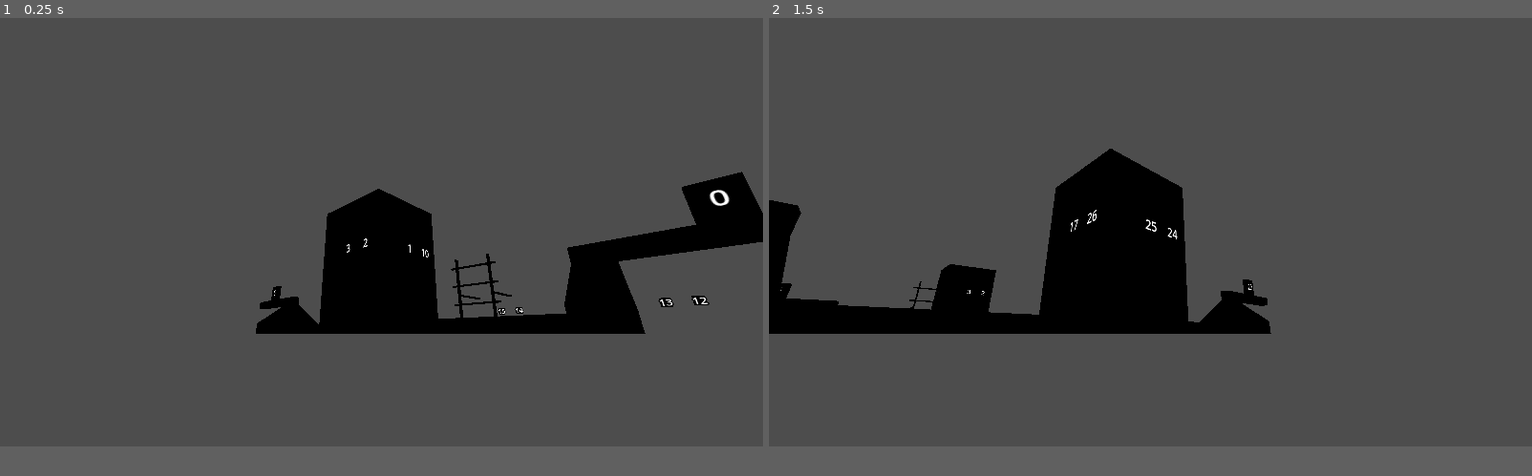
Above: before the commit, frames 1-2 (left to right).
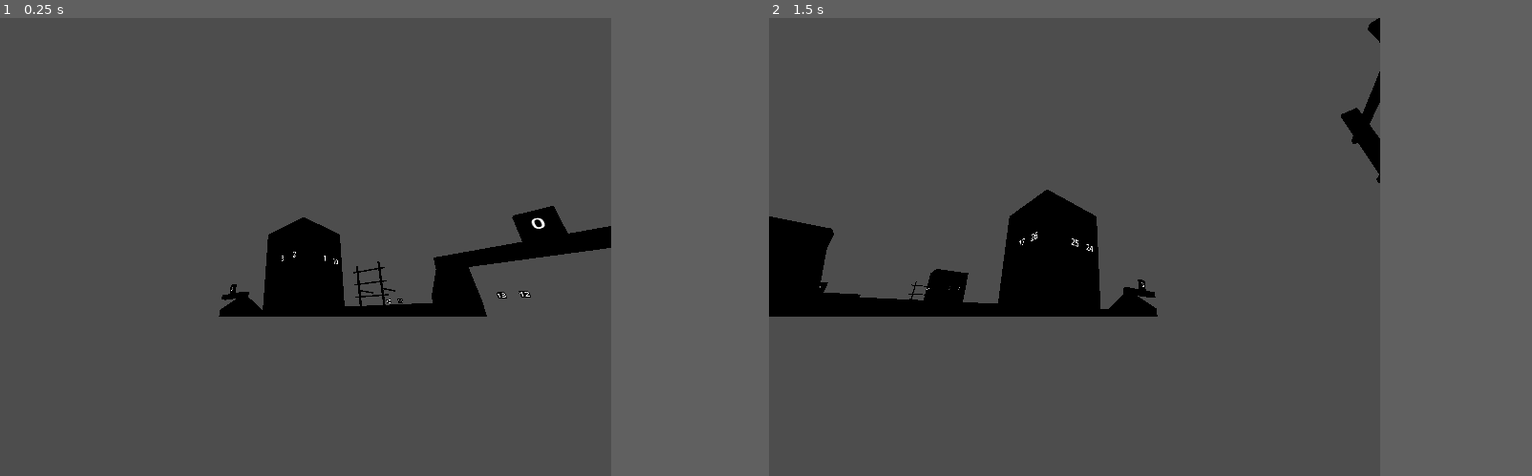
Above: after the commit, the same moments.

Repository: RussendleGit/frc_camera_poses
Game: Godot game, scene res://scenes/test_scene.tscn
The game is run twice, just before and just after one commit, with the same random seed, the same clock (stepped at 60 frames per second) and the same inputs.
Inputs (mouse positions are in pixels of both pictures, inside the frame that each line leads up to):
- Up to frame 1 (0.25 s): no input
- Up to frame 2 (1.5 s): move the mouse to (1318, 210) at 0.52 s; hold D 0.53-1.28 s; hold Q 0.53-1.28 s; click (1318, 210) at 0.67 s; move the mouse to (997, 251) at 1.27 s; hold S from 1.28 s (still down); tap E at 1.35 s
The window is 799x449 before the commit and 640x480 after it. Grey fills any space a smaller window leaves; there, only what the larger window draws over its background counts as a difference.

The runs differ from the first frame. In frame 1, 11% of the frame differs, in the area x 28-100%, y 33-69%; in frame 2, 10%.

Commit message:
added useful stuff for debug, also changed camera view to fov, also 100 degrees seems like ALOT

Diff:
--- a/project.godot
+++ b/project.godot
@@ -14,6 +14,13 @@
 run/main_scene="res://scenes/test_scene.tscn"
 config/features=PackedStringArray("4.3", "Forward Plus")
 config/icon="res://icon.svg"
+
+[display]
+
+window/size/viewport_width=640
+window/size/viewport_height=480
+window/size/initial_position_type=0
+window/size/resizable=false
 
 [dotnet]
 
--- a/scripts/CameraAprilTagDetection.gd
+++ b/scripts/CameraAprilTagDetection.gd
@@ -2,8 +2,8 @@
 
 @onready var camera_3d: Camera3D = $"../Camera3D"
 
-@export var vertical_view_angle_degrees: float = 45
-@export var horizontal_view_angle_degrees: float = 45
+@export var camera_fov_degrees: float = 100.0
+
 @export var max_distance: float = 200.0 / 39.37
 @export var max_tag_angle_to_cam: float = 80
 
@@ -68,12 +68,17 @@
 # Called every frame. 'delta' is the elapsed time since the previous frame.
 func _physics_process(delta: float) -> void:
 	# all can be done within for loop, and maybe there should be multiple cameras, so that there can be just one set of tags
-
+	print("camera: ", camera_attributes[camera_attributes_index_focus].name)
 	var unblocked_tags = filter_tags_by_raycast()
+	print(unblocked_tags)
+	print()
 	var tags_within_view_angle = filter_tags_by_cam_view_angle(camera_attributes[camera_attributes_index_focus], unblocked_tags)
+	print(tags_within_view_angle)
+	print()
 	var tags_within_distance = filter_tags_by_distance(camera_attributes[camera_attributes_index_focus], tags_within_view_angle)
+	print(tags_within_distance)
+	print()
 	var tags_within_tag_angle = filter_tags_by_tag_angle(camera_attributes[camera_attributes_index_focus], tags_within_distance)
-	print(camera_attributes[camera_attributes_index_focus].name)
 	print(tags_within_tag_angle)
 	print()
 
@@ -81,18 +86,22 @@
 	if (camera_attributes_index_focus >= len(camera_attributes)):
 		camera_attributes_index_focus = 0
 	update_raycasts_for_next_iteration(camera_attributes[camera_attributes_index_focus])
-	camera_3d.position = camera_attributes[camera_attributes_index_focus].position
-	camera_3d.rotation.y = camera_attributes[camera_attributes_index_focus].rotation.y - deg_to_rad(90)
-	camera_3d.rotation.x = camera_attributes[camera_attributes_index_focus].rotation.z
+
+
 
 ## because you can't force update a raycast safely
 ## this will just update the positions for the next camera, and let godot handle it
 func update_raycasts_for_next_iteration(next_camera_attribute: Node3D) -> void:
 	for tag in tag_directory.get_children():
+		tag.visible = true
 		for marker_name in tag_points:
 			var marker = tag.get_node(marker_name)
 			var ray_cast = marker.get_node("RayCast3D")
 			ray_cast.target_position = ray_cast.to_local(next_camera_attribute.position)
+
+	camera_3d.position = camera_attributes[camera_attributes_index_focus].position
+	camera_3d.rotation.y = camera_attributes[camera_attributes_index_focus].rotation.y - deg_to_rad(90)
+	camera_3d.rotation.x = camera_attributes[camera_attributes_index_focus].rotation.z
 
 ## gives a list of the tags that are not blocked by anything
 ## doesn't need camera attribute as the raycasts have been already handled by update_raycasts_for_next_iteration
@@ -134,9 +143,10 @@
 		var angle_diff_yaw = wrapf(angle_yaw + camera_attribute.rotation.y, -PI, PI)
 		var angle_diff_pitch = wrapf(angle_pitch + camera_attribute.rotation.z, -PI, PI)
 
-		if abs(angle_diff_yaw) <= deg_to_rad(horizontal_view_angle_degrees) && abs(angle_diff_pitch) <= deg_to_rad(vertical_view_angle_degrees):
+		if abs(angle_diff_yaw) <= deg_to_rad(camera_fov_degrees) && abs(angle_diff_pitch) <= deg_to_rad(camera_fov_degrees):
 			tags_in_h_view.append(tag)
 
+	camera_3d.fov = camera_fov_degrees # for debug, to show what camera could be seeing in view port
 	return tags_in_h_view
 
 func filter_tags_by_distance(camera_attribute: Node3D, tags: Array[Node3D]) -> Array[Node3D]:
@@ -145,7 +155,8 @@
 	for tag in tags:
 		if camera_attribute.position.distance_to(tag.position) < max_distance:
 			tags_within_range.append(tag)
-
+		else:
+			tag.visible = false # for debug, to show what the camera isn't seeing
 	return tags_within_range
 
 func filter_tags_by_tag_angle(camera_attribute: Node3D, tags: Array[Node3D]) -> Array[Node3D]:
@@ -156,11 +167,10 @@
 		var yaw = wrapf((tag.rotation.y - deg_to_rad(90.0)) - camera_attribute.rotation.y, -PI, PI)
 		var pitch = wrapf(tag.rotation.z - camera_attribute.rotation.z, -PI, PI)
 
-		print(tag.name)
-		print(rad_to_deg(yaw))
-		print(rad_to_deg(pitch))
-		print()
 		if abs(yaw) <= deg_to_rad(max_tag_angle_to_cam) && abs(pitch) <= deg_to_rad(max_tag_angle_to_cam):
 			tags_within_angle.append(tag)
+		else:
+			tag.visible = false # for debug, to show what the camera isn't seeing
+
 
 	return tags_within_angle
